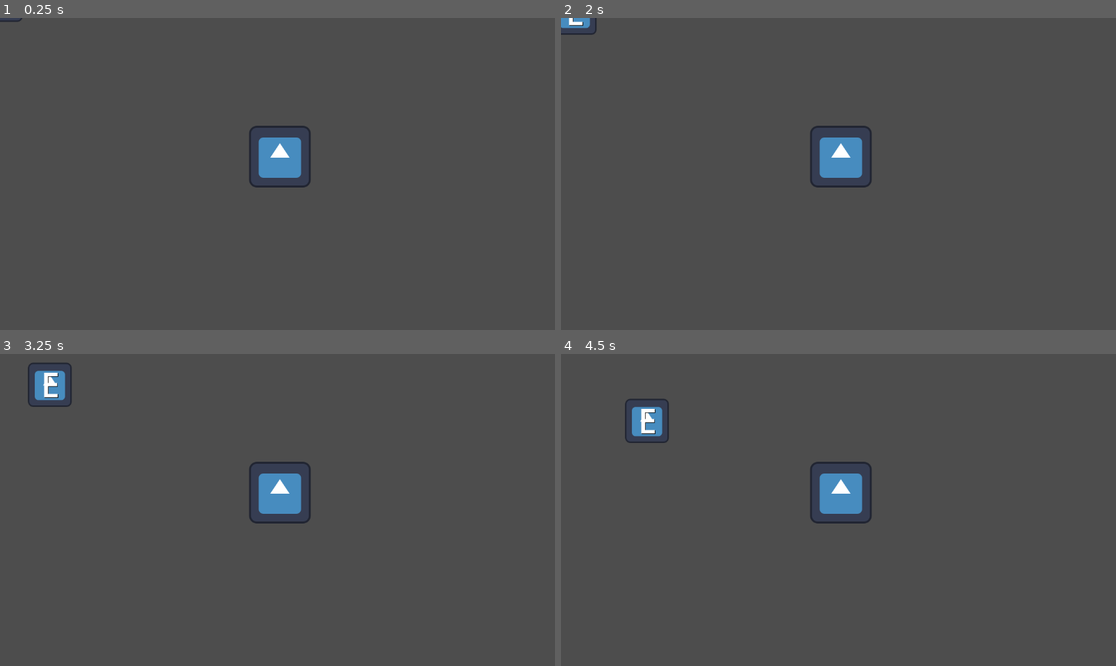
Above: before the commit, frames 1-4 (two rows, left to right).
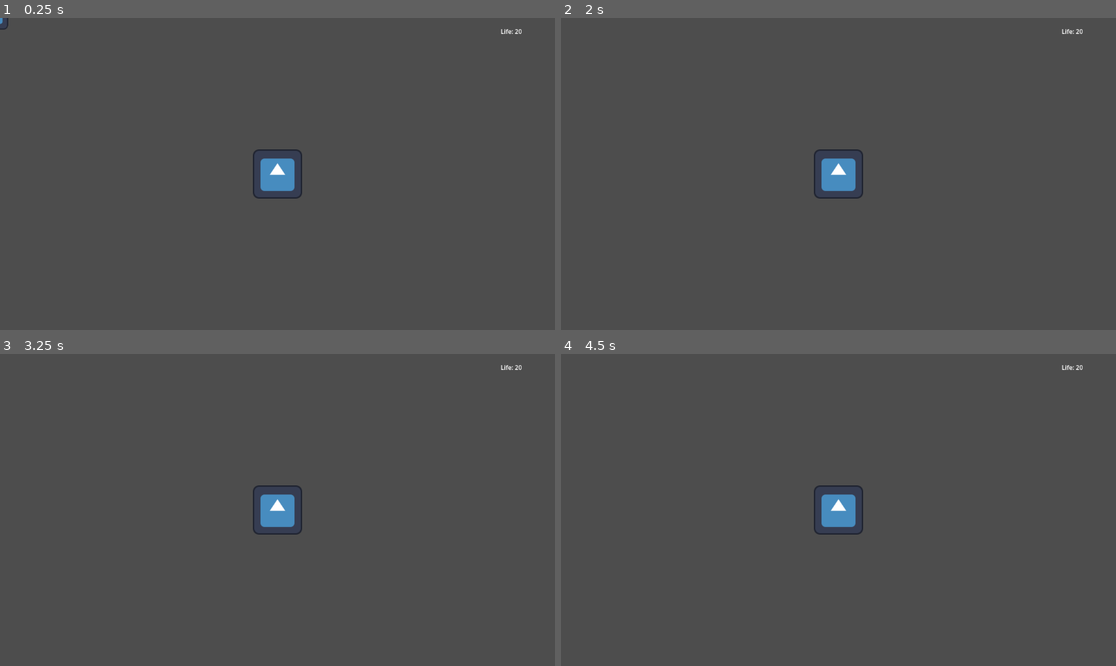
Above: after the commit, the same moments.

Repository: AndreBelo96/GiocoSergio
Game: Godot game, scene res://scenes/game.tscn
The game is run twice, just before and just after one commit, with the same random seed, the same clock (stepped at 60 frames per second) and the same inputs. The engine's default icon, where the game draws it, is replaced by a stand-in: a white triangle on a blue panel in a dark square.
Inputs (mouse positions are in pixels of both pictures, inside the frame that each line leads up to):
- Up to frame 1 (0.25 s): no input
- Up to frame 2 (2 s): tap Enter at 0.5 s; move the mouse to (960, 158) at 0.52 s; press the mouse at (960, 158) at 0.53 s; hold Right (ui_right) 0.53-1.28 s; tap Space at 1.25 s; move the mouse to (727, 189) at 1.27 s; release the mouse at (727, 189) at 1.28 s; hold Down (ui_down) from 1.28 s (still down); click (727, 189) at 1.35 s
- Up to frame 3 (3.25 s): move the mouse to (333, 441) at 2.02 s; release Down (ui_down) at 2.03 s; press the mouse at (333, 441) at 2.03 s; hold Right (ui_right) 2.03-2.78 s; move the mouse to (249, 572) at 2.77 s; release the mouse at (249, 572) at 2.78 s; hold Up (ui_up) from 2.78 s (still down); click (249, 572) at 2.85 s
- Up to frame 4 (4.5 s): move the mouse to (1005, 556) at 3.52 s; release Up (ui_up) at 3.53 s; press the mouse at (1005, 556) at 3.53 s; hold Left (ui_left) from 3.53 s (still down); move the mouse to (672, 463) at 4.27 s; release the mouse at (672, 463) at 4.28 s; click (672, 463) at 4.35 s

The runs differ from the first frame. In frame 1, 1.4% of the frame differs, in the area x 0-94%, y 0-58%; in frame 2, 1.5%; in frame 3, 2.0%; in frame 4, 2.0%, in the area x 11-94%, y 3-58%.

Commit message:
2024 - 08 - feat - combattimento a turni
Aggiunto abbozzo combattimento a turni

Diff:
--- a/project.godot
+++ b/project.godot
@@ -15,6 +15,10 @@
 config/features=PackedStringArray("4.2", "Forward Plus")
 config/icon="res://icon.svg"
 
+[autoload]
+
+GameState="*res://scripts/game_state.gd"
+
 [input]
 
 shoot={
--- a/scenes/enemy.tscn
+++ b/scenes/enemy.tscn
@@ -12,7 +12,7 @@
 scale = Vector2(0.710938, 0.71875)
 texture = ExtResource("2_qpcaw")
 
-[node name="Label" type="Label" parent="."]
+[node name="E" type="Label" parent="."]
 offset_left = -37.0
 offset_top = -67.0
 offset_right = 10.0
@@ -21,3 +21,10 @@
 theme_override_font_sizes/font_size = 70
 text = "E"
 metadata/_edit_use_anchors_ = true
+
+[node name="life" type="Label" parent="."]
+offset_left = -59.0
+offset_top = -93.0
+offset_right = -19.0
+offset_bottom = -70.0
+text = "life: "
--- a/scenes/game.tscn
+++ b/scenes/game.tscn
@@ -8,6 +8,17 @@
 script = ExtResource("1_a6rgx")
 
 [node name="Player" parent="." instance=ExtResource("1_4wfsm")]
+position = Vector2(746, 383)
+
+[node name="Camera2D" type="Camera2D" parent="Player"]
+zoom = Vector2(0.8, 0.8)
+
+[node name="Label" type="Label" parent="Player/Camera2D"]
+offset_left = 579.0
+offset_top = -382.0
+offset_right = 668.0
+offset_bottom = -359.0
+text = "LIFE: "
 
 [node name="Enemy" parent="." instance=ExtResource("2_tbvxp")]
-position = Vector2(298, 123)
+position = Vector2(71, 77)
--- a/scripts/Enemy.gd
+++ b/scripts/Enemy.gd
@@ -1,14 +1,9 @@
 extends Node2D
-
-enum State {
-	IDLE,
-	BATTLE,
-	DEAD
-}
 
 const MAX_HP = 10
 const MAX_ACTION = 3
 
+var can_act = false;
 var life_points
 var speed
 var movement
@@ -21,13 +16,13 @@
 
 # Called when the node enters the scene tree for the first time.
 func _ready():
-	current_state = State.IDLE;
+	current_state = GameState.State.IDLE;
 
 	position.x = 20;
 	position.y = -20;
 
 	number_of_steps = 0;
-	number_of_actions = 0;
+	number_of_actions = MAX_ACTION;
 
 	life_points = MAX_HP;
 	movement = 500;
@@ -39,37 +34,40 @@
 # Called every frame. 'delta' is the elapsed time since the previous frame.
 func _process(delta):
 
-	print("STATE: " + str(current_state))
+	print("ENEMY STATE: " + str(current_state))
 
-	if ((check_player_in_range(range_battle) || life_points < MAX_HP) && current_state != State.DEAD):
+	if ((check_player_in_range(range_battle) || life_points < MAX_HP) && current_state != GameState.State.DEAD):
 		print("Enemy: Battle")
-		current_state = State.BATTLE
-		$"../Player".current_state = $"../Player".State.BATTLE #TODO
+		current_state = GameState.State.BATTLE
+		$"../Player".current_state = GameState.State.BATTLE #TODO
 	else:
-		current_state = State.IDLE
+		current_state = GameState.State.IDLE
 		print("Enemy: Idle")
 
-	if (current_state == State.BATTLE && number_of_actions <= (MAX_ACTION - 1)):
+	if (current_state == GameState.State.BATTLE && number_of_actions > 0 && can_act):
 		if (check_player_in_range(range_attack)):
 			print("ATTACK")
-			$"../Player".lifePoints -= 1;
-			number_of_actions += 1;
-			print("Life Player: " + str($"../Player".lifePoints))
-			await get_tree().create_timer(1).timeout
+			$"../Player".life_points -= 1;
+			number_of_actions -= 1;
+			print("Life Player: " + str($"../Player".life_points))
+			#await get_tree().create_timer(1).timeout
 		else:
 			print("MOVE")
 			if (number_of_steps <= movement):
 				move_towards_player(movement)
-			elif (number_of_steps > movement && number_of_actions <= (MAX_ACTION - 1)):
-				number_of_actions += 1;
+			elif (number_of_steps > movement && number_of_actions > 0):
+				number_of_actions -= 1;
 				number_of_steps = 0;
 			pass
 
+	$life.text = "life: " + str(life_points)
+
+	print("ENEMY ACTIONS: " + str(number_of_actions))
 
 	if(life_points <= 0) :
-		current_state = State.DEAD;
+		current_state = GameState.State.DEAD;
 
-	if (current_state == State.DEAD):
+	if (current_state == GameState.State.DEAD):
 		visible = false;
 		# TODO delete object
 
@@ -80,7 +78,7 @@
 	var xDiff = find_module(playerPos.x - position.x)
 	var yDiff = find_module(playerPos.y - position.y)
 
-	if ((xDiff + yDiff) < range):
+	if (root((pow(xDiff, 2.0) + pow(yDiff,2.0)), 2.0) < range):
 		return true;
 	else:
 		return false;
@@ -102,8 +100,11 @@
 
 
 ## trova il modulo di un numero
-func find_module(number):
+func find_module(number) -> float:
 	if (number >= 0):
 		return number;
 	else:
 		return number * -1;
+
+func root(n, s) -> float:
+	return pow(n, (1/s))
--- a/scripts/Player.gd
+++ b/scripts/Player.gd
@@ -1,53 +1,54 @@
 extends CharacterBody2D
 
-enum State {
-	IDLE,
-	MOVE,
-	ATTACK,
-	DEAD,
-	BATTLE
-}
-
+const SPEED = 100
 const MAX_HP = 10
 const MAX_ACTION = 3
 
-var lifePoints
-var speed
-var movement
+var can_act = false;
+var life_points = 20;
+var speed = 15;
+var movement = 1000;
+
 var current_state
 var previous_state
 var number_of_steps
 var number_of_actions
 
+
 func _init():
-	current_state = State.IDLE;
-	previous_state = State.IDLE;
-	lifePoints = 20;
-	speed = 15;
-	movement = 1000;
+	current_state = GameState.State.IDLE;
+	previous_state = GameState.State.IDLE;
 	number_of_steps = 0;
-	number_of_actions = 0;
+	number_of_actions = MAX_ACTION;
 
 func _process(delta):
 
-	if velocity.length() == 0.0 && current_state != State.ATTACK && current_state != State.BATTLE:
-		current_state = State.IDLE
+	if velocity.length() == 0.0 && current_state != GameState.State.ATTACK && current_state != GameState.State.BATTLE:
+		previous_state = current_state
+		current_state = GameState.State.IDLE
 
-	print(current_state)
+
+	print("PLAYER ACTION: " + str(number_of_actions))
+	#print("PLAYER PREVIOUS STATE: " + str(previous_state))
+	#print("PLAYER STATE: " + str(current_state))
 
 func _physics_process(delta):
 	var direction = Input.get_vector("ui_left", "ui_right", "ui_up", "ui_down")
-	if (current_state == State.IDLE || current_state == State.MOVE) && number_of_actions <= (MAX_ACTION):
+	if (current_state == GameState.State.IDLE || current_state == GameState.State.MOVE) && number_of_actions > 0:
 		velocity = direction * 600 #600 pixel al secondo
-		current_state = State.MOVE
+		current_state = GameState.State.MOVE
 		move_and_slide()
 
 
 
 func _input(event):
-	if Input.is_action_pressed("shoot") && number_of_actions <= (MAX_ACTION):
-		current_state = State.ATTACK
-		number_of_actions += 1;
+	if Input.is_action_pressed("shoot") && number_of_actions > 0 && can_act:
+		if (current_state != GameState.State.BATTLE):
+			previous_state = current_state
+			current_state = GameState.State.ATTACK
 		await get_tree().create_timer(1).timeout
 		$"../Enemy".life_points -= 1
-		current_state = State.IDLE
+		if (current_state != GameState.State.BATTLE):
+			previous_state = current_state
+			current_state = GameState.State.IDLE
+		number_of_actions -= 1;
--- a/scripts/game.gd
+++ b/scripts/game.gd
@@ -1,17 +1,67 @@
 extends Node
 
+var agents_in_combat = []
+var active_agent = -1
 
 # Called when the node enters the scene tree for the first time.
 func _ready():
-	pass # Replace with function body.
+	pass
 
 
 # Called every frame. 'delta' is the elapsed time since the previous frame.
 func _process(delta):
 
 	# Se il player va in battaglia, prendere tutto ciò che è in stato battaglia ordinarlo per velocità e farli agire uno per volta
+	$Player/Camera2D/Label.text = "Life: " +str($Player.life_points)
+	if ($Player.current_state == GameState.State.BATTLE && $Player.previous_state != GameState.State.BATTLE):
+		init_fight()
 
-	if ($Player.current_state == $Player.State.BATTLE):
-		print("COMBATTIMENTO")
+	print("SIZE" + str(agents_in_combat.size()))
+
+	var i = 0;
+	for agent in agents_in_combat:
+		if (agent.can_act):
+			if (agent.number_of_actions <= 0):
+				print("TURNO TERMINATO DI " + str(agent))
+				agent.can_act = false
+				agent.number_of_actions = agent.MAX_ACTION
+				active_agent = i
+				return
+		i += 1
+
+
+
+	if (active_agent >= 0):
+		if (agents_in_combat.size() <= active_agent + 1):
+			print("INIZIO TURNO DI " + str(agents_in_combat[0]))
+			agents_in_combat[0].can_act = true
+			active_agent = -1
+		else:
+			print("INIZIO TURNO DI " + str(agents_in_combat[active_agent + 1]))
+			agents_in_combat[active_agent + 1].can_act = true
+			active_agent = -1
+
+
+
+
+func sort_ascending(a, b):
+	if a.speed > b.speed:
+		return true
+	return false
+
+
+func init_fight():
+	print("COMBATTIMENTO")
+	for _i in self.get_children():
+		if(_i.current_state == GameState.State.BATTLE):
+			agents_in_combat.push_front(_i)
+
+	agents_in_combat.sort_custom(sort_ascending)
+	print(agents_in_combat)
+	$Player.previous_state = GameState.State.BATTLE
+
+	print("SIZE" + str(agents_in_combat.size()))
+
+	agents_in_combat[0].can_act = true
 
 	pass
--- /dev/null
+++ b/scripts/game_state.gd
@@ -0,0 +1,19 @@
+extends Node
+
+enum State {
+	IDLE,
+	MOVE,
+	ATTACK,
+	DEAD,
+	BATTLE
+}
+
+
+# Called when the node enters the scene tree for the first time.
+func _ready():
+	pass # Replace with function body.
+
+
+# Called every frame. 'delta' is the elapsed time since the previous frame.
+func _process(delta):
+	pass
